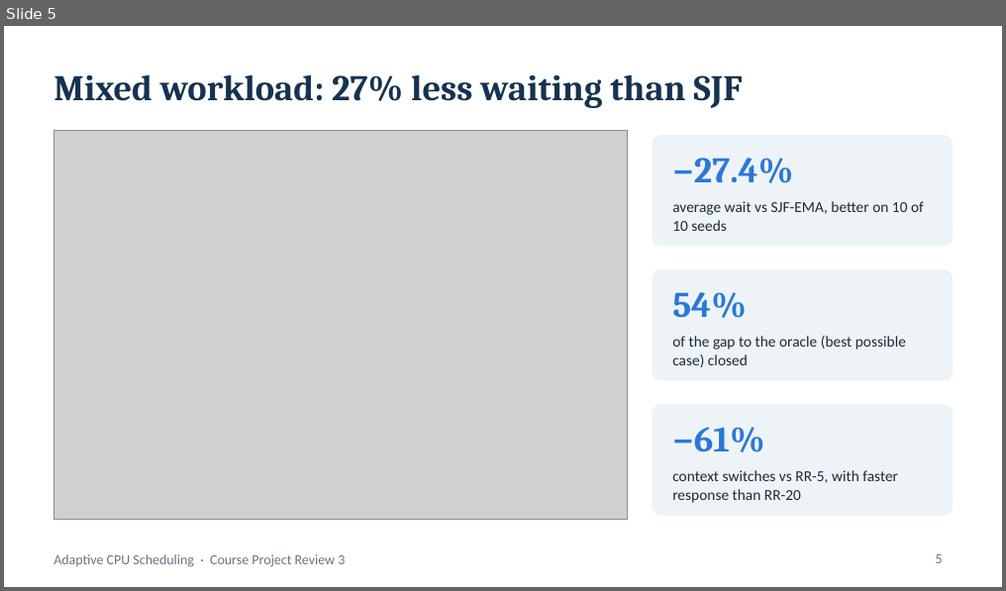
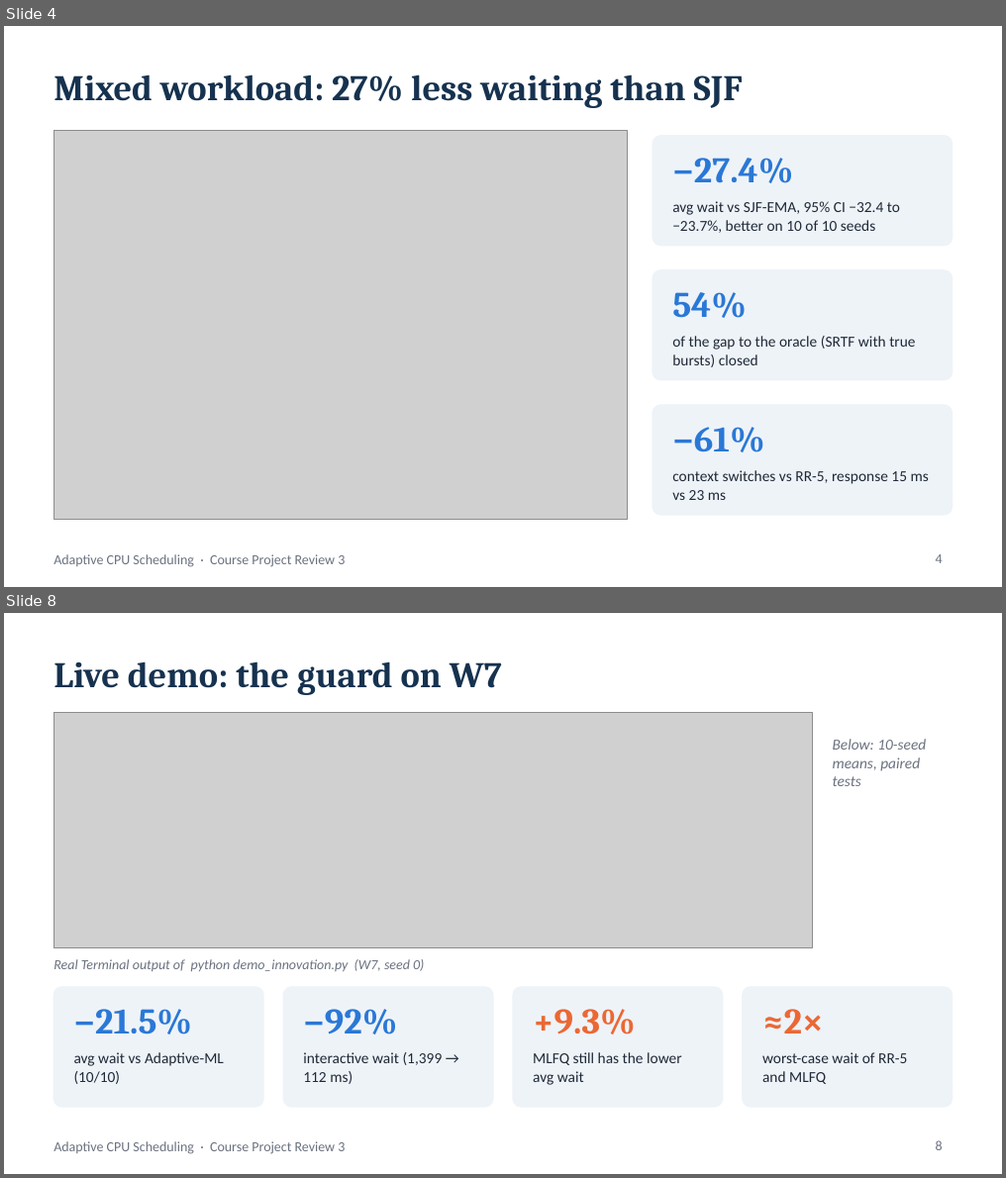
Before and after one commit to Shivaansh29/Adaptive-CPU-Scheduling-project-OS, a slide deck: docs/reviews/Review_3.pptx. Shown one above the other, each under a label of ours: slide 5 before the commit, slides 4 and 8 after it; the slides between them are not shown. The pictures are 1006x591 and 1006x1178 pixels, drawn with LibreOffice and Linux fonts; fonts in the diff are those of the drawing; grey boxes stand for pictures. Boxes give left, top, right and bottom in pixels: in the first picture for what was removed or moved away, otherwise in the second. Text is boxed around its words. In the diff, an @@ line names an element or a change of style, - is before the commit and + after.

```diff
--- a/docs/reviews/Review_3.pptx
+++ b/docs/reviews/Review_3.pptx
@@ slide 8 added at bbox=[4, 613, 1002, 1174], background #FFFFFF; not listed: 1 template element that a slide beside it also shows @@
@@ title added at bbox=[54, 662, 502, 695], 26 pt, text #16324F, bold @@
+Live demo: the guard on W7
@@ picture added at bbox=[54, 713, 812, 949] @@
@@ text added at bbox=[833, 739, 926, 786], 11 pt, text #6B7280, italic @@
+Below: 10-seed means, paired tests
@@ text added at bbox=[54, 959, 424, 971], 10 pt, text #6B7280, italic @@
+Real Terminal output of python demo_innovation.py (W7, seed 0)
@@ rounded rectangle added at bbox=[54, 987, 263, 1107], fill #EEF3F8, outline #EEF3F8 1 pt @@
@@ rounded rectangle added at bbox=[283, 987, 493, 1107], fill #EEF3F8, outline #EEF3F8 1 pt @@
@@ rounded rectangle added at bbox=[513, 987, 723, 1107], fill #EEF3F8, outline #EEF3F8 1 pt @@
@@ rounded rectangle added at bbox=[743, 987, 952, 1107], fill #EEF3F8, outline #EEF3F8 1 pt @@
@@ text added at bbox=[74, 1009, 192, 1035], 26 pt, text #2A78D6, bold @@
+−21.5%
@@ text added at bbox=[303, 1009, 397, 1035], 26 pt, text #2A78D6, bold @@
+−92%
@@ text added at bbox=[533, 1009, 635, 1035], 26 pt, text #EB6834, bold @@
++9.3%
@@ text added at bbox=[762, 1009, 824, 1034], 26 pt, text #EB6834, bold @@
+≈2×
@@ text added at bbox=[74, 1053, 224, 1084], 11 pt, text #1F2937 @@
+avg wait vs Adaptive-ML (10/10)
@@ text added at bbox=[303, 1053, 443, 1084], 11 pt, text #1F2937 @@
+interactive wait (1,399 → 112 ms)
@@ text added at bbox=[533, 1053, 682, 1085], 11 pt, text #1F2937 @@
+MLFQ still has the lower avg wait
@@ text added at bbox=[762, 1053, 907, 1084], 11 pt, text #1F2937 @@
+worst-case wait of RR-5 and MLFQ
@@ page number added at bbox=[936, 1141, 943, 1151], 10 pt, text #6B7280 @@
+8
@@ what was slide 5 is now slide 4 @@
@@ slide 4 changed as well @@
@@ text at bbox=[672, 201, 900, 233]: text changed @@
-average wait vs SJF-EMA, better on 10 of 10 seeds
+avg wait vs SJF-EMA, 95% CI −32.4 to −23.7%, better on 10 of 10 seeds
@@ text at bbox=[672, 336, 915, 368]: text changed @@
-of the gap to the oracle (best possible case) closed
+of the gap to the oracle (SRTF with true bursts) closed
@@ text at bbox=[672, 471, 929, 500]: text changed @@
-context switches vs RR-5, with faster response than RR-20
+context switches vs RR-5, response 15 ms vs 23 ms
@@ page number at bbox=[936, 555, 943, 564]: text changed @@
-5
+4
```
Also in this commit, not shown: 5 other slides changed, 4 other slides added, 4 slides removed, 19 other files.
